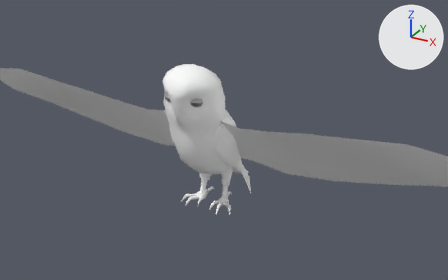
An edit to the FBX model Assets/Art/Animals/Owl/Live/Owl_Source.fbx, drawn before and after from the same camera.
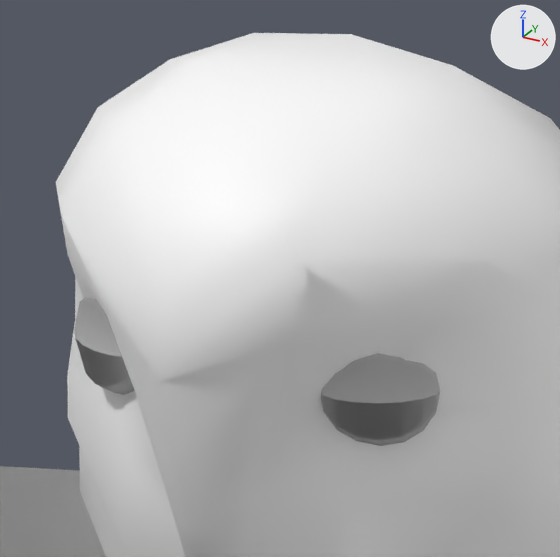
Each version is shown from a 50 mm camera at (1.86, -3.185, 2.082) aimed at (0.258, -0.272, 0.626), then close up on the part from 35% to 48% of the width and 22% to 43% of the height. Every picture has the same lights, and +X, +Y and +Z are marked at upper right. Where no turn or scale is listed for an object, it has been applied to the vertices.

The first close-up shows 'Lower_Eye_L', 'Lower_Eye_R', 'Owl_OpenWings_low', 'Upper_Eye_L', 'Upper_Eye_R', 'owl_body_low'.
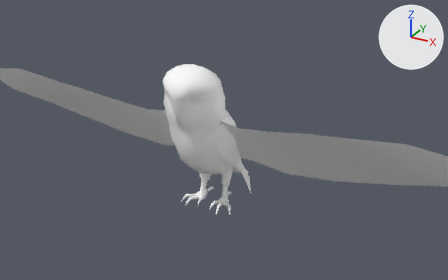
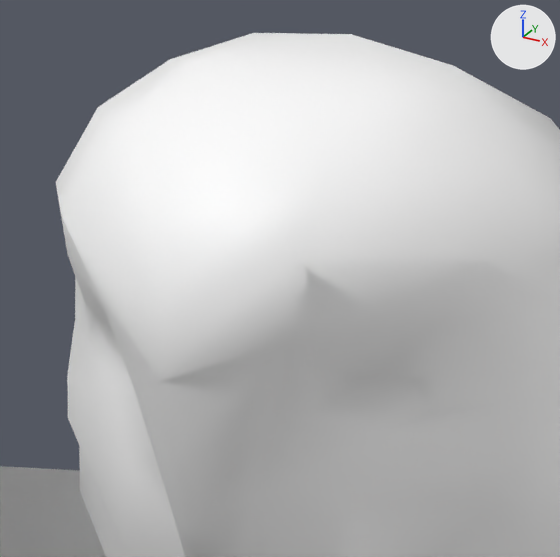
What differs and where, as boxes (x1, y1, x2, y2) in the close-ups (560 x 557 px):
'Upper_Eye_L', deleted: before (321, 353, 440, 403)
'Lower_Eye_L', deleted: before (321, 391, 440, 446)
'Upper_Eye_R', deleted: before (74, 297, 122, 357)
'Lower_Eye_R', deleted: before (76, 339, 135, 395)

Edits to the bpy script that builds the scene:
```text
Remove ob_lower_eye_r:
    ob_lower_eye_r = bpy.data.objects.new('Lower_Eye_R', me_mesh_009)
    ob_lower_eye_r.location = (0.0, 0.0, 0.0)
Remove ob_lower_eye_l:
    ob_lower_eye_l = bpy.data.objects.new('Lower_Eye_L', me_mesh_007)
    ob_lower_eye_l.location = (0.0, 0.0, 0.0)
Remove ob_upper_eye_r:
    ob_upper_eye_r = bpy.data.objects.new('Upper_Eye_R', me_mesh_008)
    ob_upper_eye_r.location = (0.0, 0.0, 0.0)
Remove ob_upper_eye_l:
    ob_upper_eye_l = bpy.data.objects.new('Upper_Eye_L', me_mesh_006)
    ob_upper_eye_l.location = (0.0, 0.0, 0.0)
```
